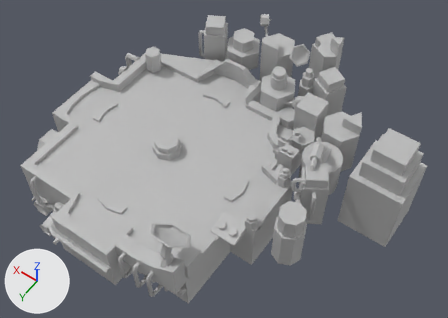
The FBX model Code/MischiefFramework/MischiefFrameworkContent/Meshes/Levels/Level.fbx: old version first, new version second.
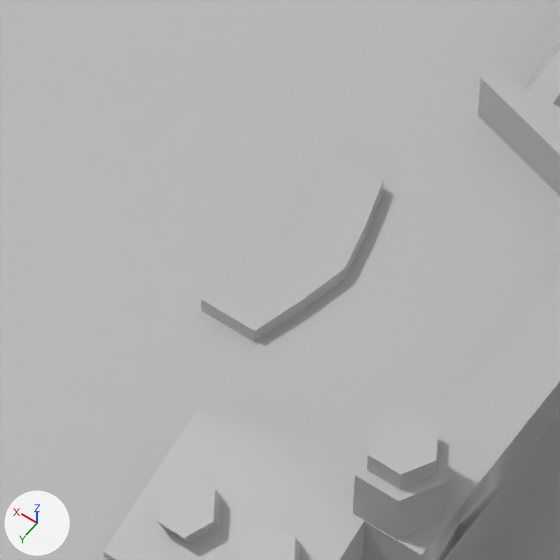
The first picture shows the older version from a 50 mm lens placed at (-0.325, 0.34, 0.576), pointed at (-0.061, -0.031, -0.006). The close-ups show both versions on the part from 44% to 61% of the width and 49% to 73% of the height of that picture; other places that the commit changed are outside them. Lighting does not change. The marker at lower left points along +X, +Y and +Z. Where no turn or scale is listed for an object, it has been applied to the vertices. Vertices at the same position are counted once.
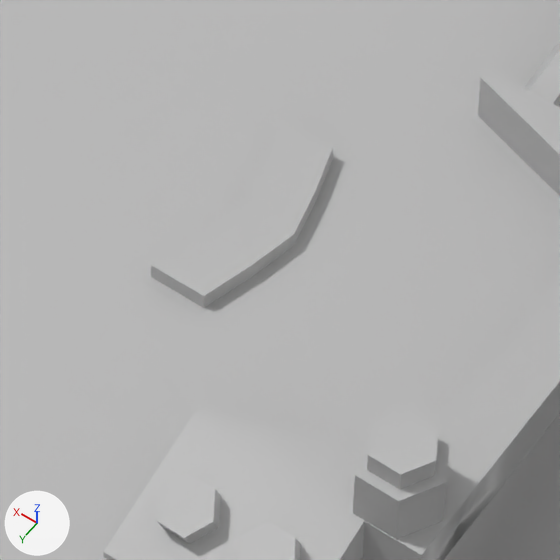
Where the newer file only moved an object's origin or applied its transform, the numbers keep the older frame.

What changed in the scene script:
```text
Change me_mesh_051:
    where me_mesh_051.from_pydata(...)  # 30 vertices, 28 faces; spans x -0.0098..0.0049, y -0.0175..0.0175, z -0.0016..0.0016
    used by ob_pcube21; location = (-0.1002, 0.0006, 0.0014)
    me_mesh_051 part 1: the whole mesh is moved by (0.0098, 0.0, 0.0016)
Change ob_pcube21:
    ob_pcube21.location: (-0.1002, 0.0006, 0.0014) -> (-0.1, 0.0, 0.0)
```

What differs and where, as boxes [x1, y1, x2, y2] in the close-ups (560 x 560 px):
'pCube21', moved
    before: [201, 150, 384, 342]
    after: [151, 117, 333, 308]
